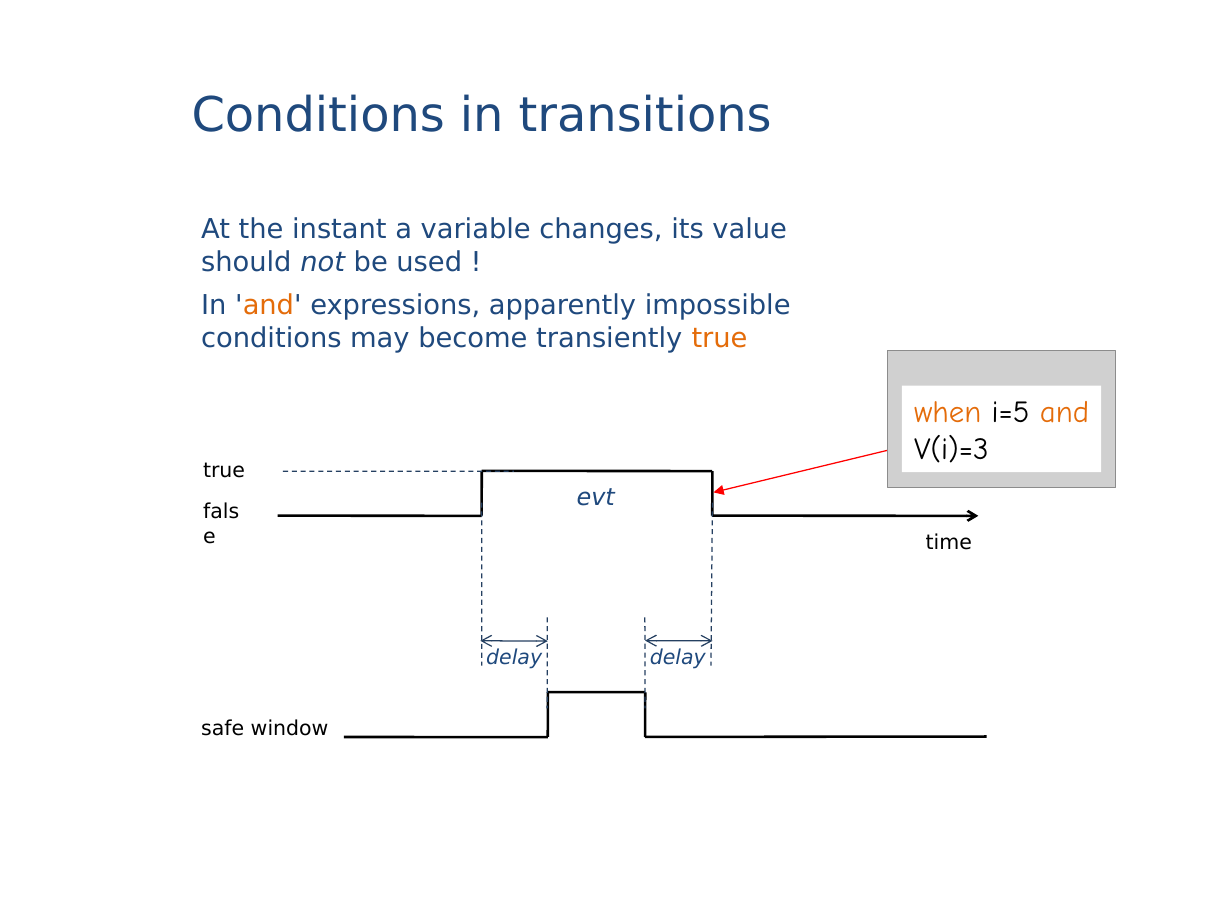
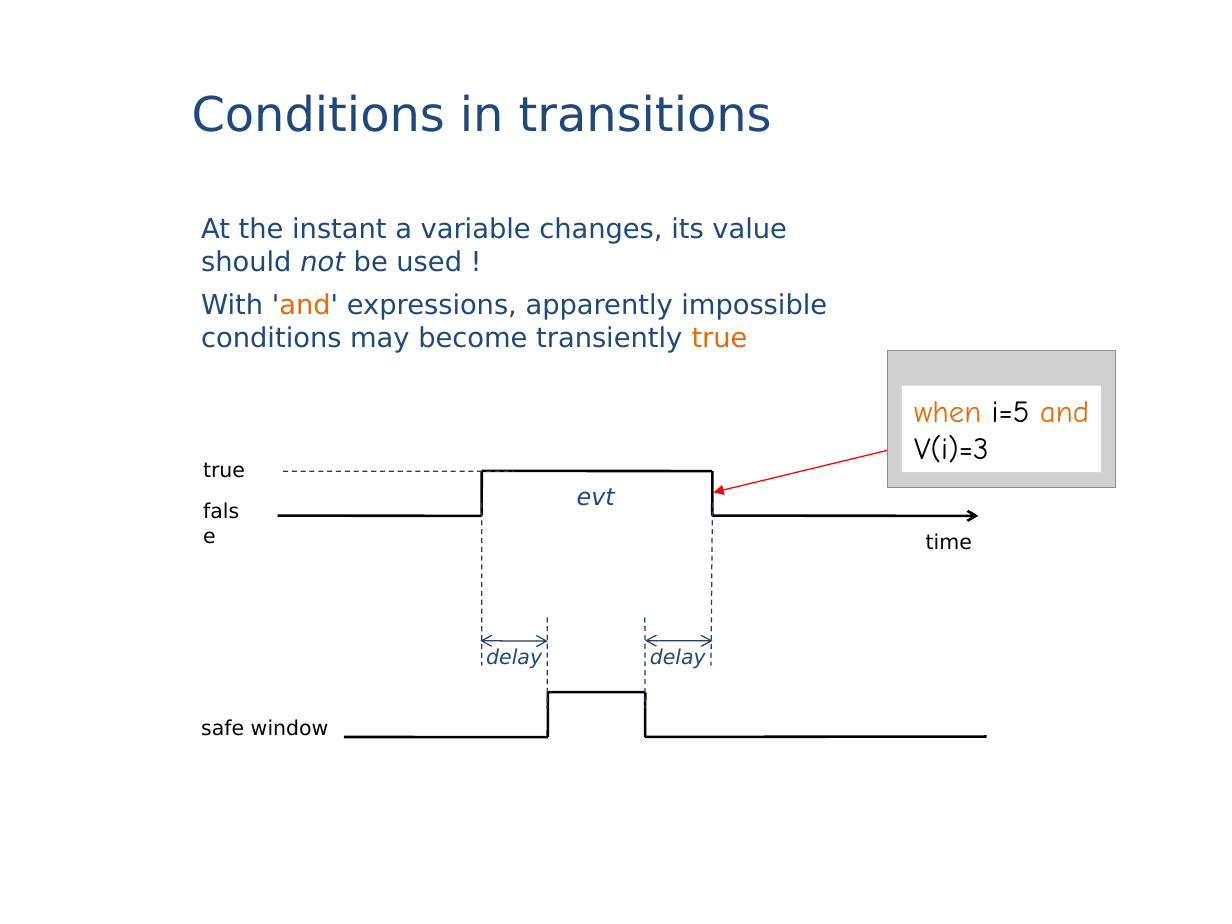
Before and after one commit to MarchandAlain/Whand, a slide deck: slide 23 of Introduction to Whand.ppt (slide 22 before the commit). Drawn at 1232x924 pixels with LibreOffice and Linux fonts; fonts in the diff are those of the drawing; grey boxes stand for pictures. Boxes give left, top, right and bottom in pixels: in the first picture for what was removed or moved away, otherwise in the second. Text is boxed around its words. In the diff, an @@ line names an element or a change of style, - is before the commit and + after.

```diff
--- a/Introduction to Whand.ppt
+++ b/Introduction to Whand.ppt
@@ text at box(201, 293, 827, 353): text changed @@
-In 'and' expressions, apparently impossible conditions may become transiently true
+With 'and' expressions, apparently impossible conditions may become transiently true
```
Also in this commit, not shown: 15 other slides changed, 1 slide added.
